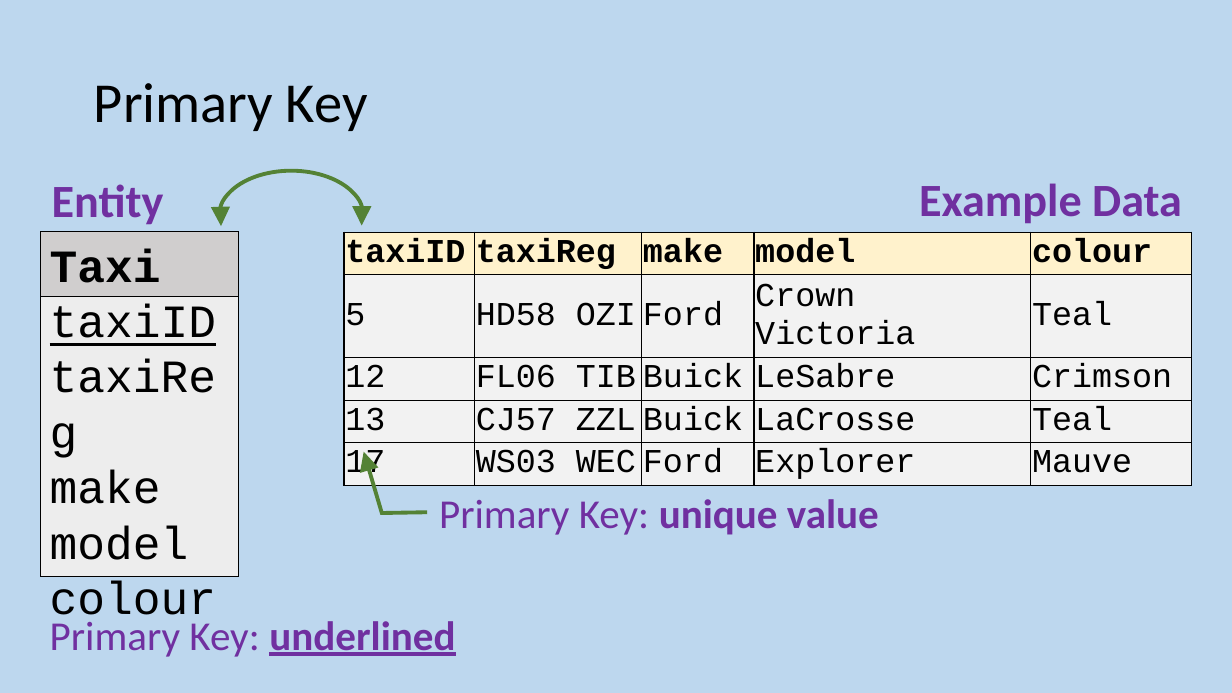
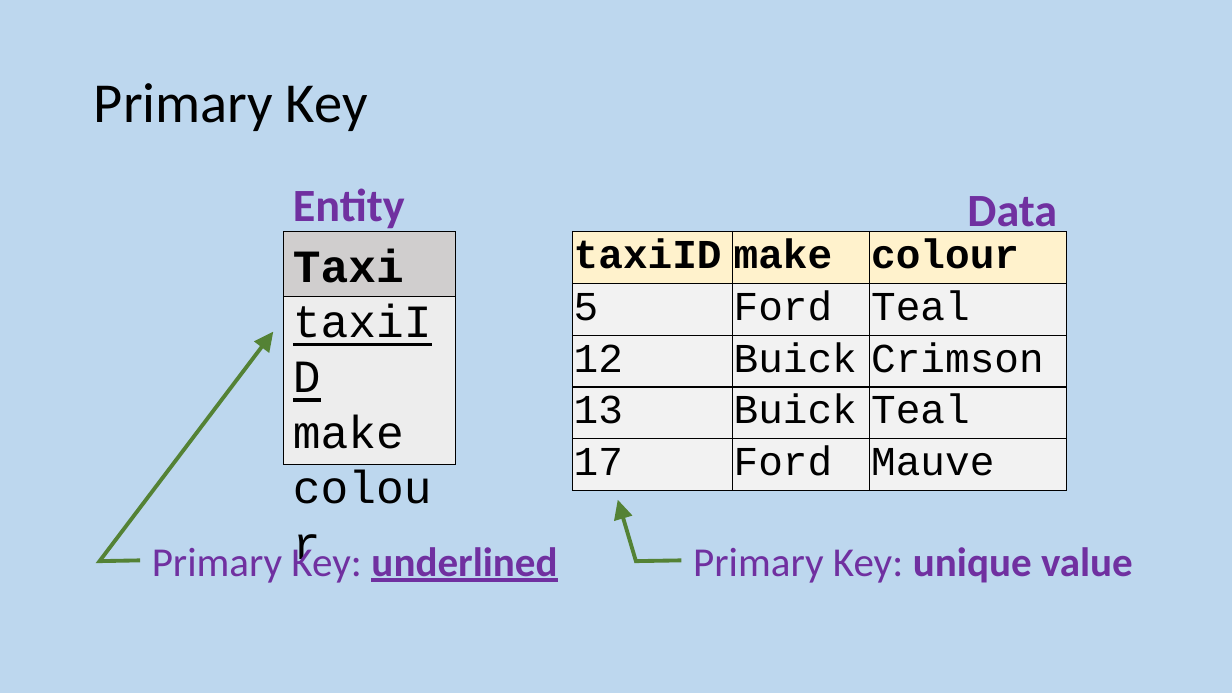
Before and after one commit to MrFriendCS/MrFriendCS.github.io, a slide deck: slide 78 of n5-cs/ddd/N5 CS DDD Slides.pptx. Drawn at 1232x693 pixels with LibreOffice and Linux fonts; fonts in the diff are those of the drawing. Boxes give left, top, right and bottom in pixels: in the first picture for what was removed or moved away, otherwise in the second. Text is boxed around its words. In the diff, an @@ line names an element or a change of style, - is before the commit and + after.

```diff
--- a/n5-cs/ddd/N5 CS DDD Slides.pptx
+++ b/n5-cs/ddd/N5 CS DDD Slides.pptx
@@ arc (boxed as its full ellipse) removed at box(219, 171, 363, 262) @@
@@ text "Entity": place and size @@
-text "Entity" at box(52, 184, 164, 225)
+text "Entity" at box(293, 188, 405, 232)
@@ text "Entity" at box(293, 188, 405, 232): alignment right to left @@
@@ text at box(967, 196, 1057, 237): text changed @@
-Example Data
+Data
@@ rectangle "Taxi": place and size @@
-rectangle "Taxi" at box(41, 231, 238, 297)
+rectangle "Taxi" at box(284, 231, 456, 297)
@@ text in rectangle at box(284, 231, 456, 464): paragraph removed @@
-taxiReg
@@ rectangle "taxiID": place and size @@
-rectangle "taxiID" at box(41, 231, 238, 577)
+rectangle "taxiID" at box(284, 231, 456, 464)
@@ table at box(573, 231, 1067, 491) @@
-column 2: taxiReg | HD58 OZI | FL06 TIB | CJ57 ZZL | WS03 WEC
-column 4: model | Crown Victoria | LeSabre | LaCrosse | Explorer
@@ table: place and size @@
-table at box(344, 232, 1192, 486)
+table at box(573, 231, 1067, 491)
@@ text in rectangle at box(50, 526, 189, 560): paragraph removed @@
-model
@@ callout "Primary Key: underlined": place and size @@
-callout "Primary Key: underlined" at box(50, 621, 455, 657)
+callout "Primary Key: underlined" at box(142, 532, 572, 588)
@@ callout "Primary Key: underlined" at box(142, 532, 572, 588): vertical alignment top to middle; outline none to #548235 3 pt @@
@@ callout "Primary Key: unique value": place and size @@
-callout "Primary Key: unique value" at box(430, 484, 909, 540)
+callout "Primary Key: unique value" at box(684, 532, 1164, 588)
```
Also in this commit, not shown: 3 slides added.
